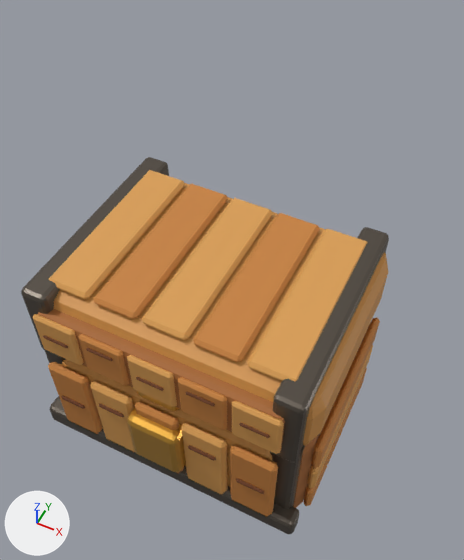
An edit to the Blender file src/game/models/treasure/treasure-chest.blend, drawn before and after from the same camera.
Rendered twice from a 50 mm camera at (0.503, -0.903, 1.681) aimed at (0.003, 0.097, 0.431). Every picture has the same lights, and +X, +Y and +Z are marked at lower left. The first picture is the older version.

The scene before the commit, as lines of its bpy script (objects in view):
```python
me_cube = bpy.data.meshes.new('Cube')
me_cube.from_pydata(...)  # 56 vertices, 54 faces; spans x -0.36..0.36, y -0.25..0.25, z -0.2..0.2
me_cube.materials.append(mat_treasure_chest_walnut)  # brown #a6672f
me_cube_033 = bpy.data.meshes.new('Cube.033')
me_cube_033.from_pydata(...)  # 24 vertices, 26 faces; spans x -0.057..0.057, y -0.225..0.225, z -0.01..0.01
me_cube_033.materials.append(mat_treasure_chest_sunlit_oak)  # orange #da9e52
ob_treasure_chest_body = bpy.data.objects.new('Treasure chest body', me_cube)
ob_treasure_chest_body.parent = ob_treasure_chest
ob_treasure_chest_body.location = (0.0, 0.0, 0.2)
ob_treasure_chest_lid = bpy.data.objects.new('Treasure chest lid', None)
ob_treasure_chest_lid.parent = ob_treasure_chest
ob_treasure_chest_lid.location = (0.0, 0.235, 0.39)
ob_treasure_chest_wood_detail_lid_top_plank_3 = bpy.data.objects.new('Treasure chest wood detail lid top plank 3', me_cube_033)
ob_treasure_chest_wood_detail_lid_top_plank_3.parent = ob_treasure_chest_lid
ob_treasure_chest_wood_detail_lid_top_plank_3.location = (0.0, -0.235, 0.198)
# also in view: 'Treasure chest wood detail lid front plank 5' at (0.252, -0.287, 0.48); 'Treasure chest lid front' at (0.0, -0.26, 0.47); 'Treasure chest wood detail side 1 plank 2' at (0.372, 0.0, 0.2); 'Treasure chest lid band' at (-0.31, 0.0, 0.48); 'Treasure chest wood detail front plank 5' at (0.252, -0.292, 0.225)
```
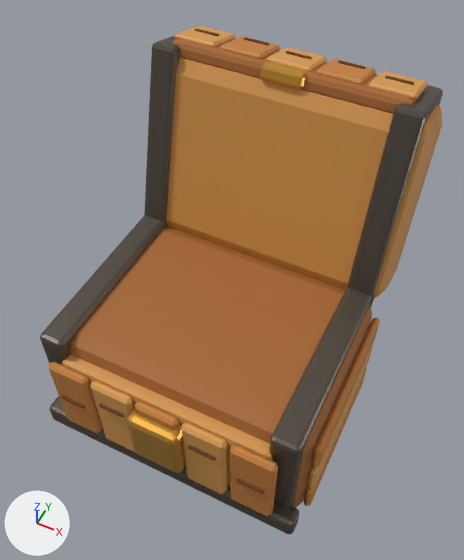
ob_treasure_chest_lid is not drawn itself; it is the parent of ob_treasure_chest_lid_wood, ob_treasure_chest_lid_front, ob_treasure_chest_lid_band, ob_treasure_chest_lid_band_001, ob_treasure_chest_lid_lock, ob_treasure_chest_wood_detail_lid_top_plank_1, ob_treasure_chest_wood_detail_lid_front_plank_1, ob_treasure_chest_wood_detail_lid_grain_1.

Where the change shows, as pixel boxes [x1, y1, x2, y2] in the pictures (464 x 560 px):
'Treasure chest lid wood', turned: before [54, 183, 388, 446]; after [166, 58, 443, 298]
'Treasure chest lid band.001', turned: before [270, 227, 389, 462]; after [347, 85, 443, 305]
'Treasure chest wood detail lid top plank 5', turned (not visible afterwards): before [247, 229, 367, 381]
'Treasure chest wood detail lid top plank 4', turned (not visible afterwards): before [193, 213, 320, 362]
'Treasure chest lid front', turned: before [38, 309, 285, 449]; after [172, 39, 424, 114]
'Treasure chest lid band', turned: before [21, 157, 169, 357]; after [144, 35, 181, 228]
'Treasure chest wood detail lid top plank 3', turned (not visible afterwards): before [142, 198, 273, 340]
'Treasure chest wood detail lid top plank 2', turned (not visible afterwards): before [93, 184, 228, 319]
'Treasure chest wood detail lid top plank 1', turned (not visible afterwards): before [49, 170, 185, 299]
'Treasure chest wood detail lid front plank 5', turned: before [232, 401, 284, 454]; after [368, 71, 427, 100]
'Treasure chest wood detail lid front plank 4', turned: before [178, 377, 227, 430]; after [316, 59, 376, 85]
'Treasure chest wood detail lid front plank 3', turned: before [127, 355, 177, 407]; after [266, 47, 327, 71]
'Treasure chest wood detail lid front plank 2', turned: before [78, 334, 129, 385]; after [220, 36, 280, 59]
'Treasure chest wood detail lid front plank 1', turned: before [33, 314, 84, 365]; after [175, 26, 235, 47]
'Treasure chest lid lock', turned (mostly hidden before): before [137, 391, 179, 412]; after [260, 60, 308, 90]
'Treasure chest wood detail lid grain 5', turned: before [239, 423, 270, 438]; after [385, 76, 414, 85]
'Treasure chest wood detail lid grain 4', turned: before [186, 392, 215, 406]; after [338, 60, 365, 69]
'Treasure chest wood detail lid grain 3', turned: before [136, 377, 164, 391]; after [285, 51, 312, 59]
'Treasure chest wood detail lid grain 2', turned: before [86, 348, 113, 361]; after [244, 37, 269, 45]
'Treasure chest wood detail lid grain 1', turned: before [43, 335, 68, 348]; after [195, 28, 219, 36]
'Treasure chest body', unchanged, uncovered by the edit: before [293, 322, 371, 508]; after [70, 226, 372, 508]
'Treasure chest body band.001', unchanged, uncovered by the edit: before [270, 445, 305, 509]; after [270, 287, 374, 509]
'Treasure chest body band', unchanged, uncovered by the edit: before [45, 351, 65, 365]; after [40, 215, 168, 365]

The change in detail:
Object 'Treasure chest lid' (ob_treasure_chest_lid) turns from (0, 0, 0) to (-105, 0, 0) degrees about x, y and z.
